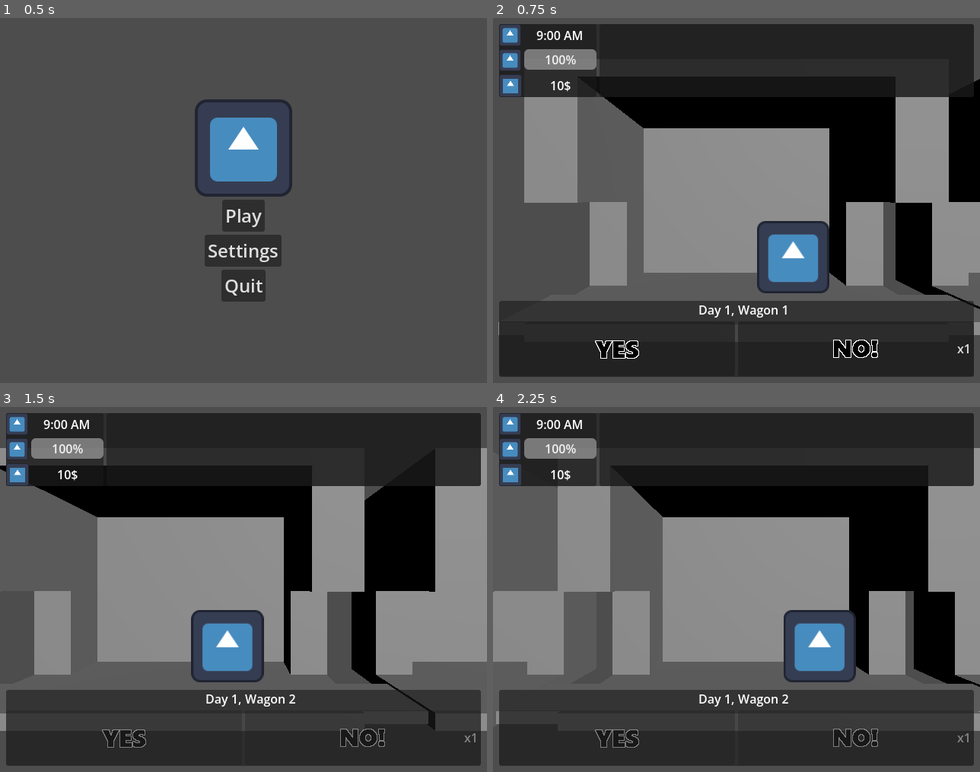
Above: before the commit, frames 1-4 (two rows, left to right).
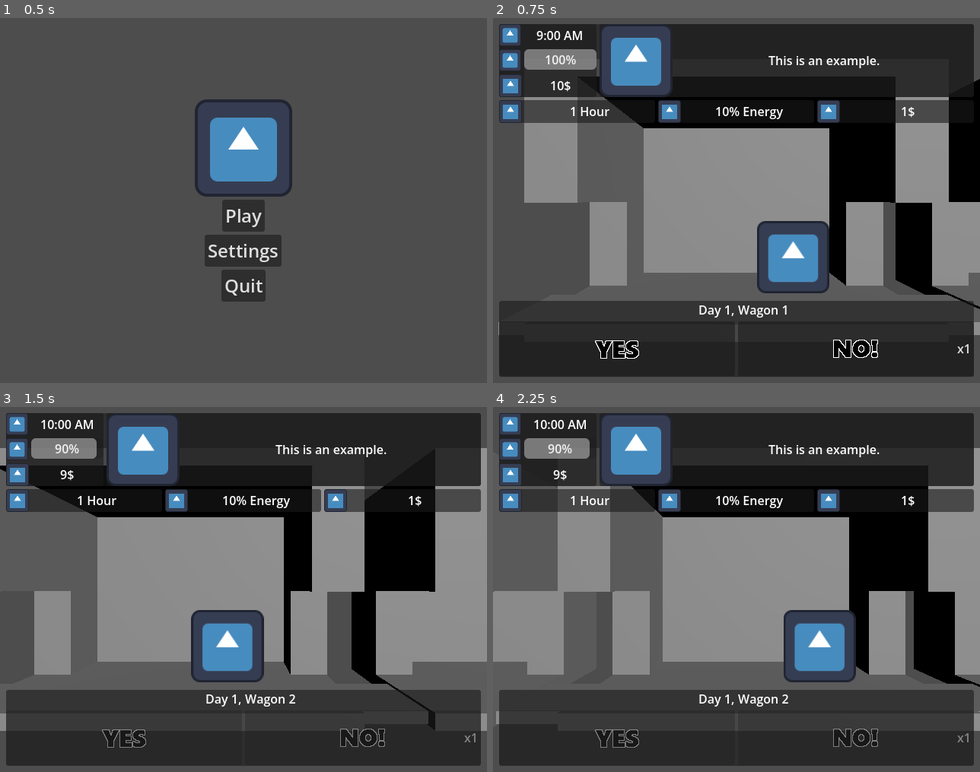
Above: after the commit, the same moments.

Repository: Smg065/WGJ2026
Game: Godot game, scene res://Scenes/MainMenu.tscn
Same seed, same stepped clock (60 frames per second), same inputs: the game is played once before the commit and once after it. The engine's default icon, where the game draws it, is replaced by a stand-in: a white triangle on a blue panel in a dark square.
Inputs (mouse positions are in pixels of both pictures, inside the frame that each line leads up to):
- Up to frame 1 (0.5 s): no input
- Up to frame 2 (0.75 s): click "Play" at 0.5 s
- Up to frame 3 (1.5 s): click (121, 739) at 1.25 s
- Up to frame 4 (2.25 s): no input

Frame 1 is identical in both runs. In frame 2, 5.9% of the frame differs, in the area x 1-94%, y 2-29%; in frame 3, 6.0%; in frame 4, 6.6%, in the area x 1-99%, y 2-29%.

Commit message:
Example Request Hooked In

Diff:
--- a/Resources/Requests/ExampleRequest.tres
+++ b/Resources/Requests/ExampleRequest.tres
@@ -7,8 +7,7 @@
 script = ExtResource("2_l4cht")
 dialogueEn = "This is an example."
 energyCost = 10
-timeCost = 2
-moneyCost = 5
+moneyCost = 1
 charWagon = ExtResource("1_4e7qp")
 charProfile = ExtResource("1_4e7qp")
 charYes = ExtResource("1_4e7qp")
--- a/Scripts/Gameplay.gd
+++ b/Scripts/Gameplay.gd
@@ -312,6 +312,7 @@
 	var nextWagon : TrainWagon
 	if wagonsLeft > 0:
 		nextWagon = wagonPrefab.instantiate()
+		nextWagon.request = load("res://Resources/Requests/ExampleRequest.tres")
 		nextWagon.name = "Wagon"+str(wagonsLeft)
 	elif wagonsLeft == 0:
 		nextWagon = wagonPrefab.instantiate()
@@ -347,7 +348,10 @@
 		return
 	moneyCost.update_vis(curRequest.moneyCost)
 	energyCost.update_vis(curRequest.energyCost)
-	timeCost.update_vis(curRequest.timeCost)
+	var totalTimeCost = curRequest.timeCost
+	if energy <= 0:
+		totalTimeCost += 1
+	timeCost.update_vis(totalTimeCost)
 	nosCost.update_vis(curRequest.noCost)
 
 ##Set the day UI
@@ -382,19 +386,25 @@
 	noButton.text = "x" + str(nos)
 
 func yes_pressed() -> void:
-	#Yes pressed
-	for eachItem in ownedItems:
-		eachItem.on_yes(self)
 	if curRequest != null:
+		var totalTimeCost = curRequest.timeCost
+		if energy <= 0:
+			totalTimeCost += 1
 		charPort.texture = curRequest.charYes
 		money -= curRequest.moneyCost
 		energy -= curRequest.energyCost
-		time -= curRequest.timeCost
+		time += totalTimeCost
 		nos -= curRequest.noCost
 		for eachTag in curRequest.yesTags:
 			if not eachTag in tags:
 				tags.append(eachTag)
-	spawn_next_wagon()
+	#Yes pressed
+	for eachItem in ownedItems:
+		eachItem.on_yes(self)
+	if time > endingTime:
+		game_over()
+	else:
+		spawn_next_wagon()
 
 func no_pressed() -> void:
 	#No pressed
@@ -471,6 +481,11 @@
 	shopItem.curItem = null
 	shopItem.set_purchased()
 
+##Game over
+func game_over() -> void:
+	mainUI.hide()
+	gameOverUI.show()
+
 ##Adds an item to your inventory
 func aquire_item(newItem : ItemBase) -> void:
 	var boughtItem : ItemBase = newItem.duplicate_deep()
Not shown, added: Models/Example.blend1
